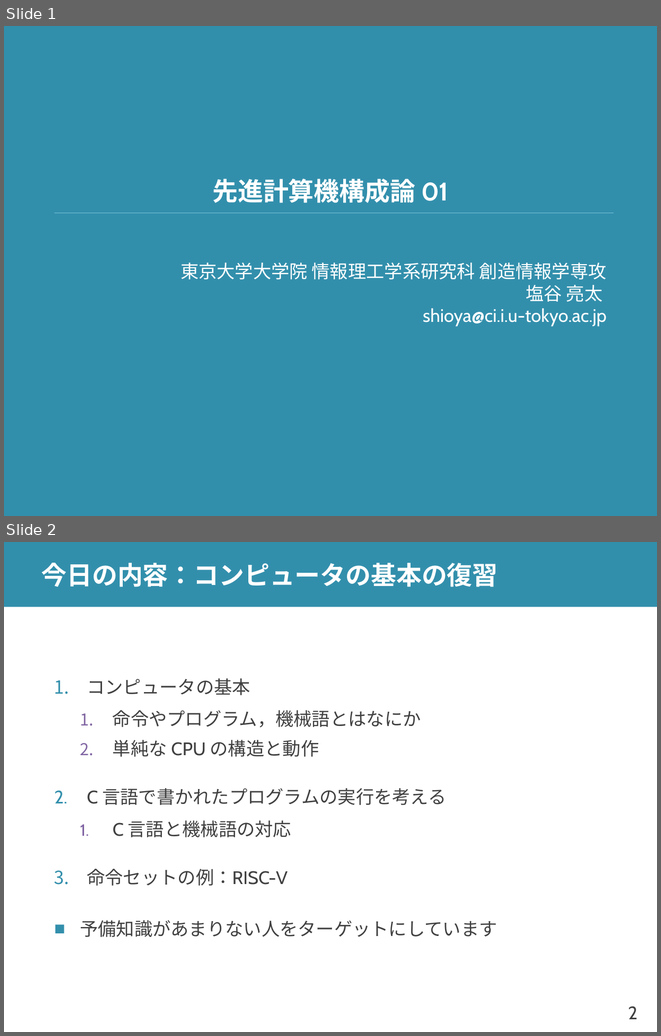
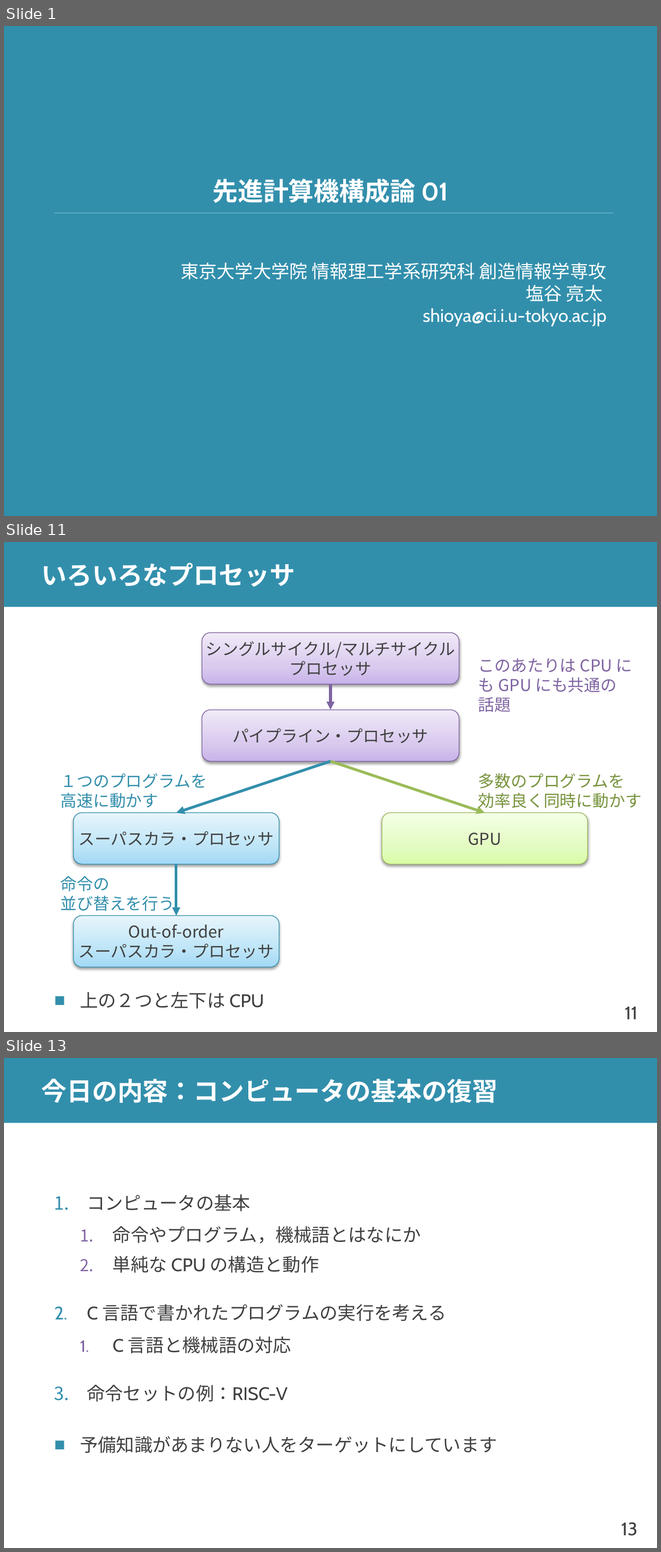
Before and after one commit to shioyadan/advanced-computer-organization, a slide deck: aco-shioya-01.pptx. Shown one above the other, each under a label of ours: slides 1 and 2 before the commit, slides 1, 11 and 13 after it; the slides between them are not shown. The pictures are 661x1036 and 661x1552 pixels, drawn with LibreOffice and Linux fonts; fonts in the diff are those of the drawing. Boxes give left, top, right and bottom in pixels: in the first picture for what was removed or moved away, otherwise in the second. Text is boxed around its words. In the diff, an @@ line names an element or a change of style, - is before the commit and + after.

```diff
--- a/aco-shioya-01.pptx
+++ b/aco-shioya-01.pptx
@@ slide 11 added at box(4, 542, 657, 1032), background #FFFFFF; not listed: 2 template elements that a slide beside it also shows @@
@@ title added at box(42, 563, 295, 587), 28 pt, text #FFFFFF, bold @@
+いろいろなプロセッサ
@@ rounded rectangle added at box(202, 633, 459, 685), fill gradient #C9B5E8 to #D8CBEE to #F0EAF9, outline #7D60A0 0.75 pt, 18 pt, text #404040 @@
+シングルサイクル/マルチサイクル
+プロセッサ
@@ text added at box(478, 658, 633, 712), 18 pt, text #8064A2 @@
+このあたりは CPU にも GPU にも共通の話題
@@ arrow added from (330, 685) to (330, 710), #8064A2 3 pt @@
@@ rounded rectangle added at box(202, 710, 459, 761), fill gradient #C9B5E8 to #D8CBEE to #F0EAF9, outline #7D60A0 0.75 pt, 18 pt, text #404040 @@
+パイプライン・プロセッサ
@@ arrow added from (330, 761) to (176, 812), #328FAC 3 pt @@
@@ arrow added from (330, 761) to (485, 812), #9BBB59 3 pt @@
@@ text added at box(61, 773, 207, 808), 18 pt, text #328FAC @@
+１つのプログラムを
+高速に動かす
@@ text added at box(478, 773, 642, 811), 18 pt, text #77933C @@
+多数のプログラムを
+効率良く同時に動かす
@@ rounded rectangle added at box(73, 812, 279, 864), fill gradient #A2D9F7 to #BFE4F8 to #E6F5FD, outline #2E8DAB 0.75 pt, 18 pt, text #404040 @@
+スーパスカラ・プロセッサ
@@ rounded rectangle added at box(382, 812, 588, 864), fill gradient #DAFDA7 to #E4FCC2 to #F5FFE7, outline #98B955 0.75 pt, 18 pt, text #404040 @@
+GPU
@@ arrow added from (176, 864) to (176, 916), #328FAC 3 pt @@
@@ text added at box(61, 876, 175, 913), 18 pt, text #328FAC @@
+命令の
+並び替えを行う
@@ rounded rectangle added at box(73, 916, 279, 967), fill gradient #A2D9F7 to #BFE4F8 to #E6F5FD, outline #2E8DAB 0.75 pt, 18 pt, text #404040 @@
+Out-of-order
+スーパスカラ・プロセッサ
@@ text added at box(80, 991, 264, 1008), 20 pt, text #404040 @@
+■ 上の２つと左下は CPU
@@ what was slide 2 is now slide 13 @@
@@ page number at box(621, 1522, 637, 1536): text changed @@
-2
+13
```
Also in this commit, not shown: 6 slides changed, 11 other slides added, 1 slide removed, 1 other file.
